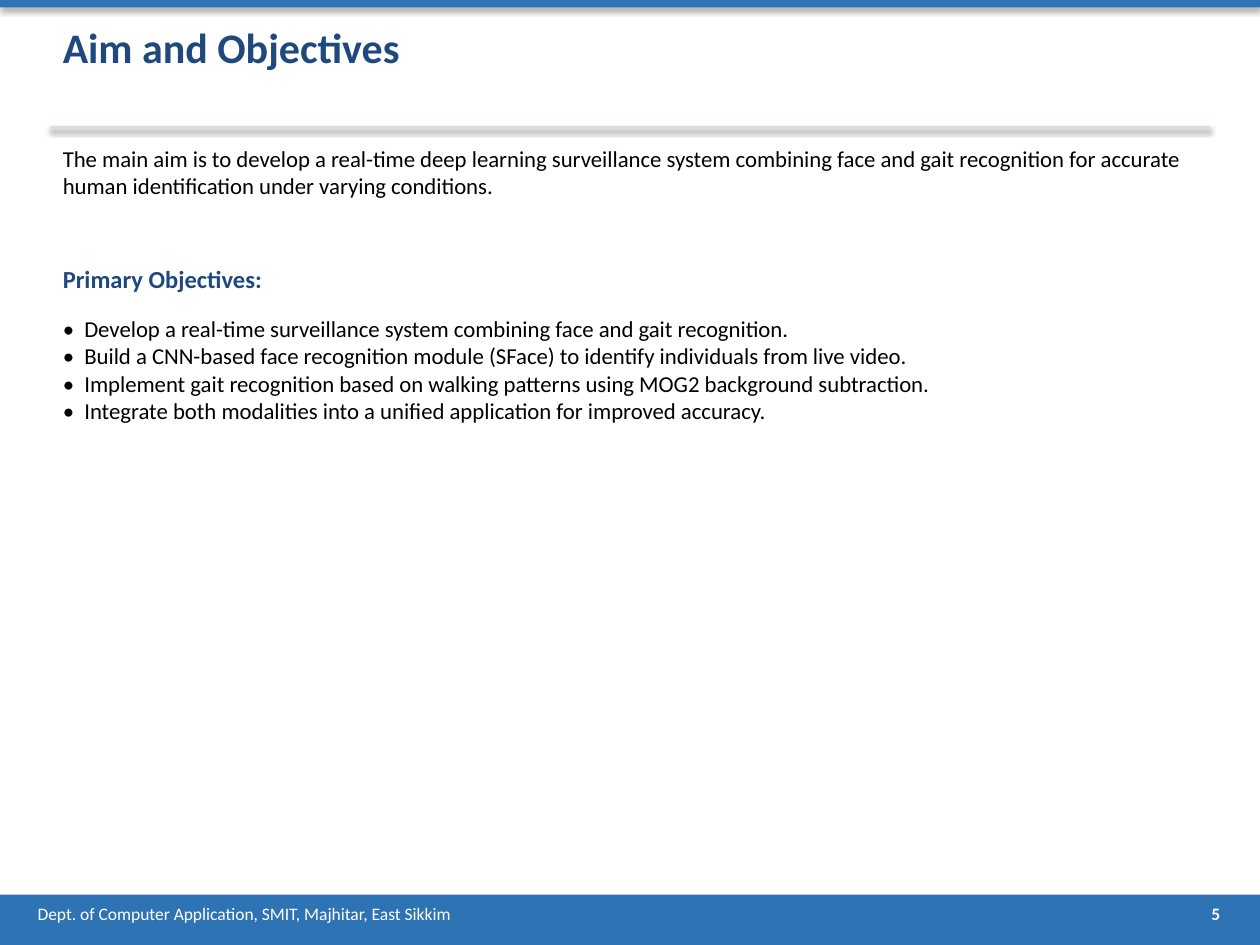
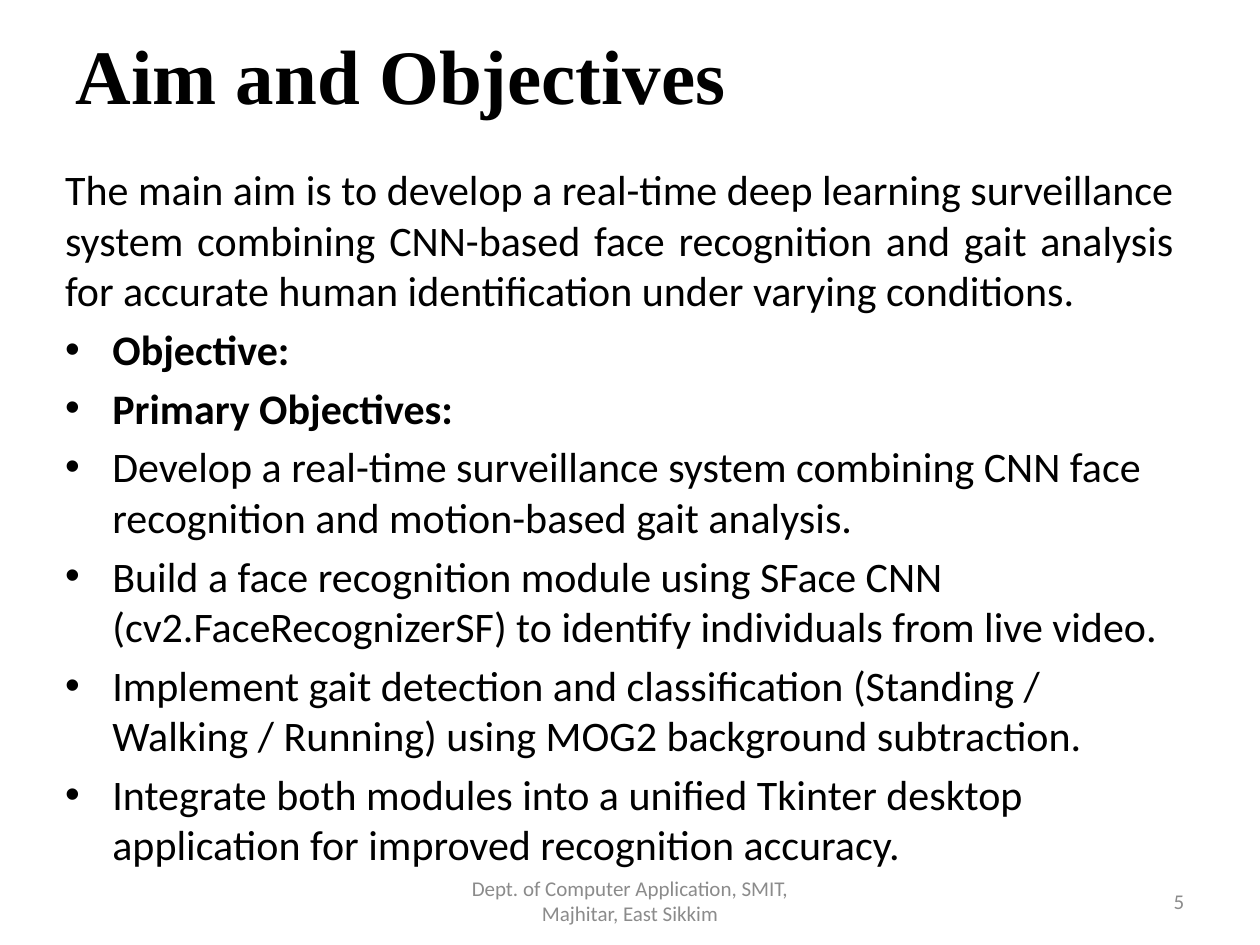
Before and after one commit to prageshdir/FACEE, a slide deck: slide 5 of FACEE_Presentation.pptx. Drawn at 1260x945 pixels with LibreOffice and Linux fonts; fonts in the diff are those of the drawing. Boxes give left, top, right and bottom in pixels: in the first picture for what was removed or moved away, otherwise in the second. Text is boxed around its words. In the diff, an @@ line names an element or a change of style, - is before the commit and + after.

```diff
--- a/FACEE_Presentation.pptx
+++ b/FACEE_Presentation.pptx
@@ rectangle removed at [0, 0, 1260, 8] @@
@@ title "Aim and Objectives": place and size @@
-title "Aim and Objectives" at [63, 33, 399, 70]
+title "Aim and Objectives" at [76, 50, 725, 119]
@@ title "Aim and Objectives" at [76, 50, 725, 119]: size 24 to 44 pt, font Calibri to Times New Roman, text colour #1F497D to #000000; vertical alignment top to middle @@
@@ rectangle removed at [50, 126, 1210, 129] @@
@@ text removed at [63, 151, 1180, 198] @@
-The main aim is to develop a real-time deep learning surveillance system combining face and gait recognition for accurate human identification under varying conditions.
@@ text at [65, 175, 1173, 818]: text changed; size 13 to 24 pt @@
-• Develop a real-time surveillance system combining face and gait recognition.
-• Build a CNN-based face recognition module (SFace) to identify individuals from live video.
-• Implement gait recognition based on walking patterns using MOG2 background subtraction.
-• Integrate both modalities into a unified application for improved accuracy.
+The main aim is to develop a real-time deep learning surveillance system combining CNN-based face recognition and gait analysis for accurate human identification under varying conditions.
+• Objective:
+• Primary Objectives:
+• Develop a real-time surveillance system combining CNN face recognition and motion-based gait analysis.
+• Build a face recognition module using SFace CNN (cv2.FaceRecognizerSF) to identify individuals from live video.
+• Implement gait detection and classification (Standing / Walking / Running) using MOG2 background subtraction.
+• Integrate both modules into a unified Tkinter desktop application for improved recognition accuracy.
@@ text removed at [63, 270, 262, 292] @@
-Primary Objectives:
@@ rectangle removed at [0, 895, 1260, 945] @@
@@ text "Dept. of Computer Application, SMIT, ...": place and size @@
-text "Dept. of Computer Application, SMIT, ..." at [38, 908, 451, 923]
+text "Dept. of Computer Application, SMIT, ..." at [472, 881, 788, 925]
@@ text "Dept. of Computer Application, SMIT, ..." at [472, 881, 788, 925]: size 10 to 12 pt, text colour #FFFFFF to #8C8C8C; alignment left to centre; vertical alignment top to middle @@
@@ page number: place and size @@
-page number at [1211, 908, 1220, 920]
+page number at [1174, 895, 1185, 909]
@@ page number at [1174, 895, 1185, 909]: size 10 to 12 pt, text colour #FFFFFF to #8C8C8C, bold off; alignment centre to right; vertical alignment top to middle @@
```
Also in this commit, not shown: 12 other slides changed, 15 slides added, 11 slides removed, 1 other file.
